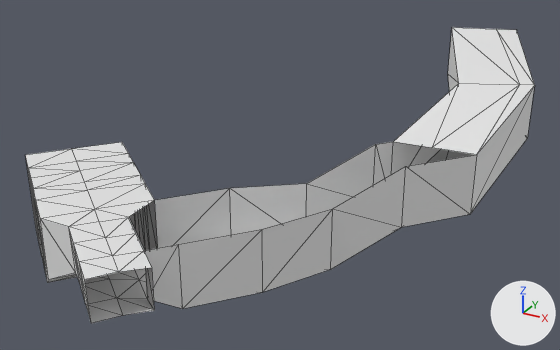
An edit to the FBX model Assets/Models/Level 1/hub/Level1Start.FBX, drawn before and after from the same camera.
One viewpoint serves both versions: a 50 mm lens placed at (59.2, -244.1, 57.0), pointed at (23.4, -179.1, 24.5). Lighting does not change. The marker at lower right points along +X, +Y and +Z. Mesh edges are drawn as thin lines. Where no turn or scale is listed for an object, it has been applied to the vertices.
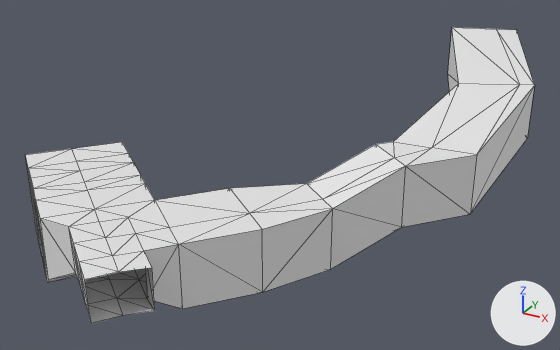
The newer file is also rescaled (x0.01) as a whole; pictures and numbers use the older file's frame.

What differs and where, as boxes (x1, y1, x2, y2) in the pictures (560 x 350 px):
part 1 of me_mesh, built on
    before: (179, 229, 263, 309)
    after: (129, 142, 475, 309)

The edits, one by one:
me_mesh is used by ob_object096; location (37.96, -217.33, 12.93).
me_mesh had 104 vertices, 178 faces and spanned x -35.7..6.9, y 8.7..70.5, z 6.3..22.0.
me_mesh now has 108 vertices, 198 faces and spans x -35.7..6.9, y 8.7..70.5, z 6.3..22.0.
Part 1, on me_mesh:
2 faces are deleted.
4 vertices are added at (-13.8, 18.3, 14.7), (-5.2, 29.1, 14.7), (-9.4, 23.6, 14.7), (-0.7, 34.4, 17.6).
22 new faces join them.
